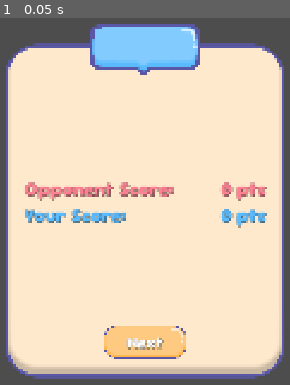
Above: before the commit, frame 1.
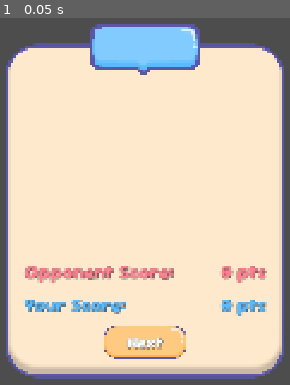
Above: after the commit, the same moment.

Repository: Zyzle/koi-koi
Game: Godot game, scene res://scenes/win_lose_panel.tscn
Same seed, same stepped clock (60 frames per second), same inputs: the game is played once before the commit and once after it. This scene is started directly instead of the project's main scene.
Inputs:
- Up to frame 1 (0.05 s): no input

The runs differ from the first frame. In frame 1, 6.2% of the frame differs, in the area x 8-93%, y 44-82%.
Error before the commit: Invalid access to property or key 'opponent_running_score' on a base object of type 'Nil'. (res://scripts/ui/win_lose_panel.gd:18)
Error after the commit: Invalid access to property or key 'opponent_running_score' on a base object of type 'Nil'. (res://scripts/ui/win_lose_panel.gd:20)

Commit message:
feat: add instant win conditions to game chore: remove print statements and replace with push_error or push_warning chore: simplify layouts of scoring panel and win lose panel

Diff:
--- a/scenes/scoring_panel.tscn
+++ b/scenes/scoring_panel.tscn
@@ -81,17 +81,57 @@
 anchor_top = 1.0
 anchor_right = 1.0
 anchor_bottom = 1.0
+offset_top = -697.0
 grow_horizontal = 2
 grow_vertical = 0
+theme_override_constants/margin_left = 45
+theme_override_constants/margin_right = 45
 theme_override_constants/margin_bottom = 45
 
-[node name="HBoxContainer" type="HBoxContainer" parent="MarginContainer"]
+[node name="VBoxContainer" type="VBoxContainer" parent="MarginContainer"]
+layout_mode = 2
+theme_override_constants/separation = 20
+
+[node name="ScrollContainer" type="ScrollContainer" parent="MarginContainer/VBoxContainer"]
+layout_mode = 2
+size_flags_vertical = 3
+
+[node name="YakuList" type="VBoxContainer" parent="MarginContainer/VBoxContainer/ScrollContainer"]
+unique_name_in_owner = true
+layout_mode = 2
+size_flags_horizontal = 3
+size_flags_vertical = 3
+
+[node name="HBoxContainer2" type="HBoxContainer" parent="MarginContainer/VBoxContainer"]
+layout_mode = 2
+theme_override_constants/separation = 20
+
+[node name="Label" type="Label" parent="MarginContainer/VBoxContainer/HBoxContainer2"]
+layout_mode = 2
+theme = ExtResource("3_nvy13")
+theme_override_colors/font_color = Color(0.3529412, 0.73333335, 0.99607843, 1)
+theme_override_font_sizes/font_size = 45
+text = "Current Score:"
+
+[node name="HBoxContainer" type="HBoxContainer" parent="MarginContainer/VBoxContainer/HBoxContainer2"]
+layout_mode = 2
+size_flags_horizontal = 3
+
+[node name="ScoreLabel" type="Label" parent="MarginContainer/VBoxContainer/HBoxContainer2"]
+unique_name_in_owner = true
+layout_mode = 2
+theme = ExtResource("3_nvy13")
+theme_override_colors/font_color = Color(0.3529412, 0.73333335, 0.99607843, 1)
+theme_override_font_sizes/font_size = 45
+text = "0 pts"
+
+[node name="HBoxContainer" type="HBoxContainer" parent="MarginContainer/VBoxContainer"]
 custom_minimum_size = Vector2(0, 80)
 layout_mode = 2
-size_flags_horizontal = 4
 theme_override_constants/separation = 80
+alignment = 1
 
-[node name="KoiKoiButton" type="TextureButton" parent="MarginContainer/HBoxContainer"]
+[node name="KoiKoiButton" type="TextureButton" parent="MarginContainer/VBoxContainer/HBoxContainer"]
 unique_name_in_owner = true
 custom_minimum_size = Vector2(200, 0)
 layout_mode = 2
@@ -101,7 +141,7 @@
 ignore_texture_size = true
 stretch_mode = 4
 
-[node name="Label" type="Label" parent="MarginContainer/HBoxContainer/KoiKoiButton"]
+[node name="Label" type="Label" parent="MarginContainer/VBoxContainer/HBoxContainer/KoiKoiButton"]
 layout_mode = 1
 anchors_preset = 8
 anchor_left = 0.5
@@ -117,7 +157,7 @@
 theme_override_font_sizes/font_size = 40
 text = "Koi Koi"
 
-[node name="EndButton" type="TextureButton" parent="MarginContainer/HBoxContainer"]
+[node name="EndButton" type="TextureButton" parent="MarginContainer/VBoxContainer/HBoxContainer"]
 unique_name_in_owner = true
 custom_minimum_size = Vector2(200, 0)
 layout_mode = 2
@@ -126,7 +166,7 @@
 ignore_texture_size = true
 stretch_mode = 4
 
-[node name="Label" type="Label" parent="MarginContainer/HBoxContainer/EndButton"]
+[node name="Label" type="Label" parent="MarginContainer/VBoxContainer/HBoxContainer/EndButton"]
 layout_mode = 1
 anchors_preset = 8
 anchor_left = 0.5
@@ -142,48 +182,5 @@
 theme_override_font_sizes/font_size = 40
 text = "End"
 
-[node name="HBoxContainer" type="HBoxContainer" parent="."]
-layout_mode = 0
-offset_top = 585.5
-offset_right = 670.0
-offset_bottom = 637.5
-theme_override_constants/separation = 20
-alignment = 1
-
-[node name="Label" type="Label" parent="HBoxContainer"]
-layout_mode = 2
-theme = ExtResource("3_nvy13")
-theme_override_colors/font_color = Color(0.3529412, 0.73333335, 0.99607843, 1)
-theme_override_font_sizes/font_size = 45
-text = "Score:"
-
-[node name="ScoreLabel" type="Label" parent="HBoxContainer"]
-unique_name_in_owner = true
-layout_mode = 2
-theme = ExtResource("3_nvy13")
-theme_override_colors/font_color = Color(0.3529412, 0.73333335, 0.99607843, 1)
-theme_override_font_sizes/font_size = 45
-text = "0 pts"
-
-[node name="ScrollContainer" type="ScrollContainer" parent="."]
-layout_mode = 1
-anchors_preset = 14
-anchor_top = 0.5
-anchor_right = 1.0
-anchor_bottom = 0.5
-offset_left = 25.0
-offset_top = -285.0
-offset_right = -25.0
-offset_bottom = 165.0
-grow_horizontal = 2
-grow_vertical = 2
-horizontal_scroll_mode = 0
-
-[node name="YakuList" type="VBoxContainer" parent="ScrollContainer"]
-unique_name_in_owner = true
-layout_mode = 2
-size_flags_horizontal = 3
-size_flags_vertical = 3
-
-[connection signal="pressed" from="MarginContainer/HBoxContainer/KoiKoiButton" to="." method="_on_koi_koi_button_pressed"]
-[connection signal="pressed" from="MarginContainer/HBoxContainer/EndButton" to="." method="_on_end_button_pressed"]
+[connection signal="pressed" from="MarginContainer/VBoxContainer/HBoxContainer/KoiKoiButton" to="." method="_on_koi_koi_button_pressed"]
+[connection signal="pressed" from="MarginContainer/VBoxContainer/HBoxContainer/EndButton" to="." method="_on_end_button_pressed"]
--- a/scenes/win_lose_panel.tscn
+++ b/scenes/win_lose_panel.tscn
@@ -90,26 +90,31 @@
 layout_mode = 2
 theme_override_constants/separation = 20
 
-[node name="VBoxContainer" type="VBoxContainer" parent="MarginContainer/VBoxContainer"]
+[node name="ScrollContainer" type="ScrollContainer" parent="MarginContainer/VBoxContainer"]
 layout_mode = 2
 size_flags_vertical = 3
-alignment = 1
 
-[node name="HBoxContainer" type="HBoxContainer" parent="MarginContainer/VBoxContainer/VBoxContainer"]
+[node name="YakuList" type="VBoxContainer" parent="MarginContainer/VBoxContainer/ScrollContainer"]
+unique_name_in_owner = true
+layout_mode = 2
+size_flags_horizontal = 3
+size_flags_vertical = 3
+
+[node name="HBoxContainer2" type="HBoxContainer" parent="MarginContainer/VBoxContainer"]
 layout_mode = 2
 
-[node name="Label" type="Label" parent="MarginContainer/VBoxContainer/VBoxContainer/HBoxContainer"]
+[node name="Label" type="Label" parent="MarginContainer/VBoxContainer/HBoxContainer2"]
 layout_mode = 2
 theme = ExtResource("1_paekc")
 theme_override_colors/font_color = Color(0.99607843, 0.5058824, 0.57254905, 1)
 theme_override_font_sizes/font_size = 45
 text = "Opponent Score:"
 
-[node name="HBoxContainer" type="HBoxContainer" parent="MarginContainer/VBoxContainer/VBoxContainer/HBoxContainer"]
+[node name="HBoxContainer" type="HBoxContainer" parent="MarginContainer/VBoxContainer/HBoxContainer2"]
 layout_mode = 2
 size_flags_horizontal = 3
 
-[node name="OpponentScoreLabel" type="Label" parent="MarginContainer/VBoxContainer/VBoxContainer/HBoxContainer"]
+[node name="OpponentScoreLabel" type="Label" parent="MarginContainer/VBoxContainer/HBoxContainer2"]
 unique_name_in_owner = true
 layout_mode = 2
 theme = ExtResource("1_paekc")
@@ -117,21 +122,21 @@
 theme_override_font_sizes/font_size = 45
 text = "0 pts"
 
-[node name="HBoxContainer2" type="HBoxContainer" parent="MarginContainer/VBoxContainer/VBoxContainer"]
+[node name="HBoxContainer3" type="HBoxContainer" parent="MarginContainer/VBoxContainer"]
 layout_mode = 2
 
-[node name="Label" type="Label" parent="MarginContainer/VBoxContainer/VBoxContainer/HBoxContainer2"]
+[node name="Label" type="Label" parent="MarginContainer/VBoxContainer/HBoxContainer3"]
 layout_mode = 2
 theme = ExtResource("1_paekc")
 theme_override_colors/font_color = Color(0.3529412, 0.73333335, 0.99607843, 1)
 theme_override_font_sizes/font_size = 45
 text = "Your Score:"
 
-[node name="HBoxContainer" type="HBoxContainer" parent="MarginContainer/VBoxContainer/VBoxContainer/HBoxContainer2"]
+[node name="HBoxContainer" type="HBoxContainer" parent="MarginContainer/VBoxContainer/HBoxContainer3"]
 layout_mode = 2
 size_flags_horizontal = 3
 
-[node name="PlayerScoreLabel" type="Label" parent="MarginContainer/VBoxContainer/VBoxContainer/HBoxContainer2"]
+[node name="PlayerScoreLabel" type="Label" parent="MarginContainer/VBoxContainer/HBoxContainer3"]
 unique_name_in_owner = true
 layout_mode = 2
 theme = ExtResource("1_paekc")
--- a/scripts/core/game.gd
+++ b/scripts/core/game.gd
@@ -10,7 +10,6 @@
 
 
 func _on_game_settings_confirmed(rounds: int, ai_difficulty: AIPlayer.Difficulty) -> void:
-	print("Starting game with %d rounds and AI difficulty %s" % [rounds, ai_difficulty])
 	Global.game_rounds = rounds
 	Global.ai_difficulty = ai_difficulty
 	var game_instance = main_game.instantiate()
--- a/scripts/core/game_manager.gd
+++ b/scripts/core/game_manager.gd
@@ -280,7 +280,7 @@
 
 		GameState.TurnPhase.PLAY_CARD_TO_FIELD:
 			# This shouldn't happen - player should play to field, not capture
-			print("WARNING: Cannot capture during PLAY_CARD_TO_FIELD phase")
+			push_warning("WARNING: Cannot capture during PLAY_CARD_TO_FIELD phase")
 
 		GameState.TurnPhase.DECK_FIELD_CAPTURE:
 			# Player is capturing with the deck card
--- a/scripts/core/game_state.gd
+++ b/scripts/core/game_state.gd
@@ -141,6 +141,20 @@
 	reset_game.emit()
 
 
+func _check_instant_wins() -> void:
+	# check if 4 cards from the same month have been dealt to either player
+	var player_win = Scoring.check_instant_hand_win(player_hand)
+	var opponent_win = Scoring.check_instant_hand_win(opponent_hand)
+
+	if player_win != null:
+		player_score = player_win
+		end_round(1)
+
+	if opponent_win != null:
+		opponent_score = opponent_win
+		end_round(2)
+
+
 func set_rounds(rounds: int) -> void:
 	rounds_to_play = rounds
 	round_wins = []
@@ -195,7 +209,7 @@
 	else:
 		# card came from the deck
 		if not deck.has(card2):
-			print("ERROR: deck does not have card2 to capture:", card2)
+			push_error("ERROR: deck does not have card2 to capture:", card2)
 		deck.erase(card2)
 
 	player_captured.append(card2)
@@ -228,7 +242,7 @@
 		field_cards.erase(card2)
 	else:
 		if not deck.has(card2):
-			print("ERROR: deck does not have card2 to capture:", card2)
+			push_error("ERROR: deck does not have card2 to capture:", card2)
 		deck.erase(card2)
 
 	opponent_captured.append(card2)
@@ -296,7 +310,6 @@
 
 
 func can_opponent_capture_from_field() -> bool:
-	print("DEBUG: Checking if opponent can capture from field: ", field_cards, field_cards.size())
 	for hand_card in opponent_hand:
 		for field_card in field_cards:
 			if hand_card.month == field_card.month:
@@ -323,6 +336,7 @@
 			current_phase = Phase.DEAL
 
 		Phase.DEAL:
+			_check_instant_wins()
 			current_turn_phase = TurnPhase.HAND_FIELD_CAPTURE
 			current_phase = Phase.PLAY
 
--- a/scripts/core/scoring.gd
+++ b/scripts/core/scoring.gd
@@ -13,7 +13,10 @@
 	BLUE_TANZAKU,
 	TANE,
 	TANZAKU,
-	KASU
+	KASU,
+	# Instant win yakus (not scored normally)
+	TESHI,
+	KUTTSUKI
 }
 
 const YAKU_NAMES_MAP: Dictionary[YAKU_TYPE, Array] = {
@@ -29,7 +32,9 @@
 	YAKU_TYPE.BLUE_TANZAKU: ["Blue Tanzaku", "(青短)"],
 	YAKU_TYPE.TANE: ["Tane", "(タネ)"],
 	YAKU_TYPE.TANZAKU: ["Tanzaku", "(短冊)"],
-	YAKU_TYPE.KASU: ["Kasu", "(カス)"]
+	YAKU_TYPE.KASU: ["Kasu", "(カス)"],
+	YAKU_TYPE.TESHI: ["Teshi (Instant Win)", "(手四)"],
+	YAKU_TYPE.KUTTSUKI: ["Kuttsuki (Instant Win)", "(くっつき)"]
 }
 
 class ScoreResult:
@@ -40,6 +45,42 @@
 
 	func _to_string() -> String:
 		return "ScoreResult(total_score=%d, yaku_achieved=%s)" % [total_score, yaku_achieved]
+
+
+static func check_instant_hand_win(hand_cards: Array[Card]) -> ScoreResult:
+	var month_counts = {}
+
+	for card in hand_cards:
+		month_counts[card.month] = month_counts.get(card.month, 0) + 1
+
+	for month in month_counts.keys():
+		if month_counts[month] == 4:
+			var score_details = ScoreResult.new()
+			score_details.total_score = 6
+			score_details.yaku_achieved = [YAKU_TYPE.TESHI]
+			score_details.yaku_cards[YAKU_TYPE.TESHI] = hand_cards.filter(func(card: Card):
+				return card.month == month
+			)
+			return score_details
+
+	var num_pairs = month_counts.values().filter(func(count: int):
+		return count == 2
+	).size()
+
+	if num_pairs == 4:
+		var score_details = ScoreResult.new()
+		score_details.total_score = 6
+		score_details.yaku_achieved = [YAKU_TYPE.KUTTSUKI]
+		var kuttsuki_cards = []
+		for month in month_counts.keys():
+			if month_counts[month] == 2:
+				kuttsuki_cards += hand_cards.filter(func(card: Card):
+					return card.month == month
+				)
+		score_details.yaku_cards[YAKU_TYPE.KUTTSUKI] = kuttsuki_cards
+		return score_details
+
+	return null
 
 
 static func calculate_score(captured_cards: Array[Card]) -> ScoreResult:
--- a/scripts/ui/game_settings.gd
+++ b/scripts/ui/game_settings.gd
@@ -36,7 +36,4 @@
 		ai_level_hard:
 			ai_difficulty = AIPlayer.Difficulty.HARD
 
-	print("Selected Rounds: %d" % rounds)
-	print("Selected AI Level: %s" % ai_difficulty)
-
 	settings_confirmed.emit(rounds, ai_difficulty)
--- a/scripts/ui/win_lose_panel.gd
+++ b/scripts/ui/win_lose_panel.gd
@@ -4,11 +4,13 @@
 const WIN_CALLOUT_TEXTURE_PATH = "res://assets/callout_blue.png"
 const LOSE_CALLOUT_TEXTURE_PATH = "res://assets/callout_red.png"
 const DRAW_CALLOUT_TEXTURE_PATH = "res://assets/callout_tan.png"
+const YAKU_SCENE_PATH = "res://scenes/yaku.tscn"
 
 @onready var callout: NinePatchRect = %Callout
 @onready var wld_label: Label = %WLDLabel
 @onready var opponent_score_label: Label = %OpponentScoreLabel
 @onready var player_score_label: Label = %PlayerScoreLabel
+@onready var yaku_list_container: VBoxContainer = %YakuList
 
 signal next_pressed
 
@@ -21,9 +23,11 @@
 	if game_state.round_wins[game_state.round_number - 1] == 1:
 		callout.texture = load(WIN_CALLOUT_TEXTURE_PATH)
 		wld_label.text = "You Win!"
+		populate_yaku_list(game_state.player_score)
 	elif game_state.round_wins[game_state.round_number - 1] == 2:
 		callout.texture = load(LOSE_CALLOUT_TEXTURE_PATH)
 		wld_label.text = "You Lose!"
+		populate_yaku_list(game_state.opponent_score)
 	else:
 		callout.texture = load(DRAW_CALLOUT_TEXTURE_PATH)
 		wld_label.text = "Draw!"
@@ -33,5 +37,13 @@
 	next_pressed.emit()
 
 
+func populate_yaku_list(score_result: Scoring.ScoreResult) -> void:
+	for yaku in score_result.yaku_achieved:
+		var yaku_scene = preload(YAKU_SCENE_PATH)
+		var yaku_visual: Yaku = yaku_scene.instantiate()
+		yaku_visual.setup(Scoring.YAKU_NAMES_MAP[yaku][0], Scoring.YAKU_NAMES_MAP[yaku][1], 0, score_result.yaku_cards[yaku])
+		yaku_list_container.add_child(yaku_visual)
+
+
 func set_game_state(state: GameState) -> void:
 	game_state = state
